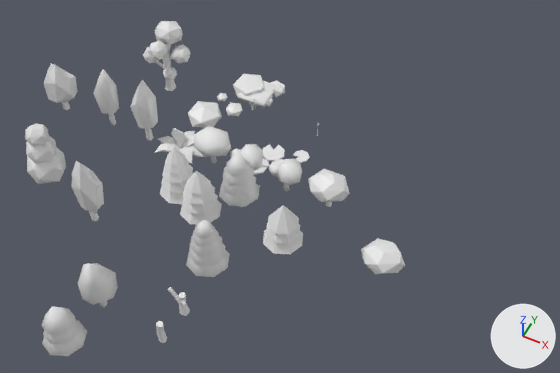
The Blender file Models/Blend/Plants.blend: old version first, new version second.
Rendered twice from a camera (50 mm lens) standing at (15.2, -22.9, 28.6) and looking at (4.6, -1.7, 2.1). Every picture has the same lights, and +X, +Y and +Z are marked at lower right.
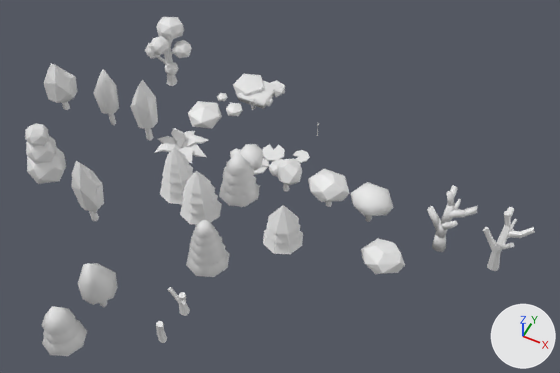
Edits to the bpy script that builds the scene:
```text
Change ob_cube_032:
    ob_cube_032.location: (-4.97, 3.89, 1.98) -> (-5.35, 4.58, 1.68)
Change ob_icosphere_016:
    ob_icosphere_016.location: (0.05, 0.0, 1.52) -> (8.53, 0.0, 1.52)
Change ob_icosphere_012:
    ob_icosphere_012.location: (0.04, 0.0, 1.52) -> (8.52, 0.0, 1.52)
Add ob_icosphere_021:
    ob_icosphere_021 = bpy.data.objects.new('Icosphere.021', me_icosphere_021)  # 284 vertices, 274 faces; spans x -1.23..1.61, y -1.2..2.17, z -3.63..0.68; modifiers TRIANGULATE
    ob_icosphere_021.location = (14.55, -0.07, 2.64)
    ob_icosphere_021.scale = (0.715, 0.609, 0.737)
Add ob_icosphere_022:
    ob_icosphere_022 = bpy.data.objects.new('Icosphere.022', me_icosphere_022)  # 18 vertices, 16 faces; spans x -0.08..0.92, y -0.5..0.47, z -3.81..-2.2; modifiers TRIANGULATE
    ob_icosphere_022.location = (11.74, 0.02, 2.01)
    ob_icosphere_022.scale = (0.645, 0.651, 0.548)
Add ob_icosphere_023:
    ob_icosphere_023 = bpy.data.objects.new('Icosphere.023', me_icosphere_023)  # 18 vertices, 16 faces; spans x -0.98..0.44, y -0.31..0.27, z -1.77..0.52; modifiers TRIANGULATE
    ob_icosphere_023.location = (11.74, 0.02, 2.01)
    ob_icosphere_023.scale = (0.645, 0.651, 0.548)
Add ob_icosphere_024:
    ob_icosphere_024 = bpy.data.objects.new('Icosphere.024', me_icosphere_024)  # 18 vertices, 16 faces; spans x -0.06..0.74, y -0.35..0.33, z -2.35..-0.5; modifiers TRIANGULATE
    ob_icosphere_024.location = (11.74, 0.02, 2.01)
    ob_icosphere_024.scale = (0.645, 0.651, 0.548)
Add ob_icosphere_026:
    ob_icosphere_026 = bpy.data.objects.new('Icosphere.026', me_icosphere_026)  # 18 vertices, 16 faces; spans x 0.054..0.497, y 0.519..1.618, z 1.209..2.053; modifiers TRIANGULATE
    ob_icosphere_026.location = (11.74, 0.02, 2.01)
    ob_icosphere_026.scale = (0.645, 0.651, 0.548)
Add ob_icosphere_027:
    ob_icosphere_027 = bpy.data.objects.new('Icosphere.027', me_icosphere_027)  # 18 vertices, 16 faces; spans x -0.07..0.644, y 0.401..0.85, z 0.827..2.088; modifiers TRIANGULATE
    ob_icosphere_027.location = (11.74, 0.02, 2.01)
    ob_icosphere_027.scale = (0.645, 0.651, 0.548)
Add ob_icosphere_028:
    ob_icosphere_028 = bpy.data.objects.new('Icosphere.028', me_icosphere_028)  # 18 vertices, 16 faces; spans x 0.09..0.76, y -0.35..0.86, z -0.65..0.94; modifiers TRIANGULATE
    ob_icosphere_028.location = (11.74, 0.02, 2.01)
    ob_icosphere_028.scale = (0.645, 0.651, 0.548)
Add ob_icosphere_030:
    ob_icosphere_030 = bpy.data.objects.new('Icosphere.030', me_icosphere_030)  # 18 vertices, 16 faces; spans x -0.241..0.909, y 0.374..1.031, z 0.983..2.001; modifiers TRIANGULATE
    ob_icosphere_030.location = (12.14, -0.21, 1.37)
    ob_icosphere_030.scale = (0.645, 0.651, 0.548)
Add ob_icosphere_031:
    ob_icosphere_031 = bpy.data.objects.new('Icosphere.031', me_icosphere_031)  # 18 vertices, 16 faces; spans x 0.761..1.626, y 0.578..1.371, z 1.39..2.526; modifiers TRIANGULATE
    ob_icosphere_031.location = (12.14, -0.21, 1.37)
    ob_icosphere_031.scale = (0.645, 0.651, 0.548)
Add ob_icosphere_032:
    ob_icosphere_032 = bpy.data.objects.new('Icosphere.032', me_icosphere_032)  # 18 vertices, 16 faces; spans x -0.71..-0.06, y -0.98..0.12, z -2.11..-0.49; modifiers TRIANGULATE
    ob_icosphere_032.location = (12.44, -0.07, 2.01)
    ob_icosphere_032.rotation_euler = (-2.204, -0.776, 0.582)  # degrees (-126, -44, 33)
    ob_icosphere_032.scale = (0.461, 0.466, 0.392)
Add ob_icosphere_033:
    ob_icosphere_033 = bpy.data.objects.new('Icosphere.033', me_icosphere_033)  # 18 vertices, 16 faces; spans x -1.6..0.57, y -0.54..0.29, z -1.66..1.01; modifiers TRIANGULATE
    ob_icosphere_033.location = (12.44, -0.07, 2.01)
    ob_icosphere_033.rotation_euler = (-2.204, -0.776, 0.582)  # degrees (-126, -44, 33)
    ob_icosphere_033.scale = (0.461, 0.466, 0.392)
Add ob_icosphere_034:
    ob_icosphere_034 = bpy.data.objects.new('Icosphere.034', me_icosphere_034)  # 18 vertices, 16 faces; spans x 0.022..0.773, y 0.02..1.241, z -1.526..-0.597; modifiers TRIANGULATE
    ob_icosphere_034.location = (11.74, 0.02, 2.01)
    ob_icosphere_034.scale = (0.645, 0.651, 0.548)
Add ob_icosphere_036:
    ob_icosphere_036 = bpy.data.objects.new('Icosphere.036', me_icosphere_036)  # 18 vertices, 16 faces; spans x 0.395..0.88, y 0.896..1.838, z -0.97..0.369; modifiers TRIANGULATE
    ob_icosphere_036.location = (11.74, 0.02, 2.01)
    ob_icosphere_036.scale = (0.645, 0.651, 0.548)
```

Changed parts and their boxes (x1, y1, x2, y2) in the pictures (560 x 373 px):
'Icosphere.016', moved: before (194, 126, 231, 157); after (351, 182, 394, 217)
'Cube.032', moved: before (143, 21, 191, 91); after (145, 17, 192, 86)
'Icosphere.021', added: after (483, 207, 535, 271)
'Icosphere.022', added: after (432, 235, 446, 252)
'Icosphere.023', added: after (427, 206, 441, 231)
'Icosphere.028', added: after (441, 203, 454, 224)
'Icosphere.030', added: after (447, 209, 465, 218)
'Icosphere.031', added: after (462, 206, 478, 218)
'Icosphere.024', added: after (435, 221, 448, 238)
'Icosphere.027', added: after (447, 191, 455, 206)
'Icosphere.012', moved: before (211, 156, 217, 164); after (365, 216, 372, 222)
'Icosphere.033', added: after (443, 220, 458, 230)
'Icosphere.026', added: after (450, 185, 458, 199)
'Icosphere.036', added: after (453, 199, 461, 209)
'Icosphere.032', added: after (441, 223, 452, 228)
